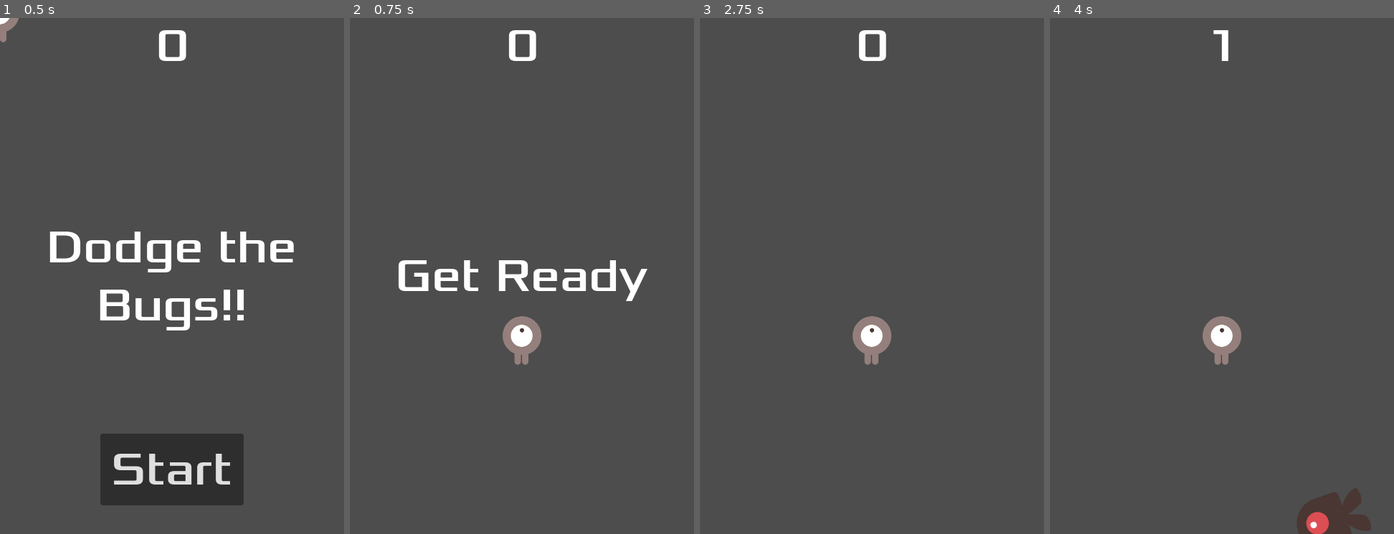
Above: before the commit, frames 1-4 (left to right).
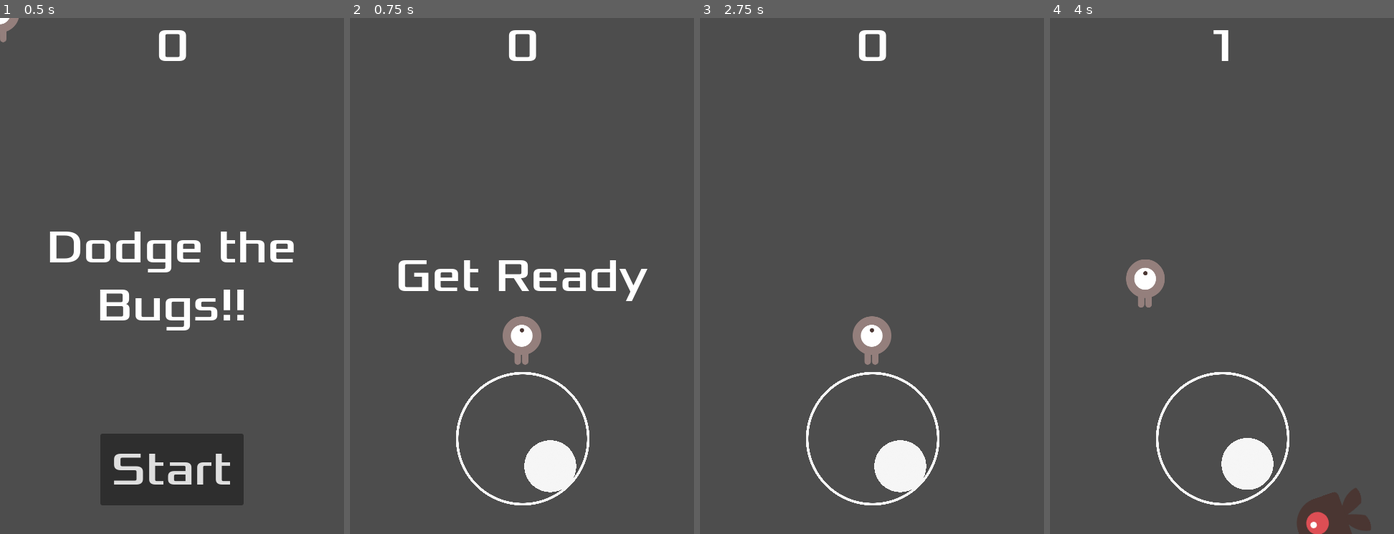
Above: after the commit, the same moments.

Repository: TaN-404/2d-game-demo
Game: Godot game, scene res://Scenes/main.tscn
Two runs of this game, one before a commit and one after it. Both use one fixed random seed, a clock stepped at 60 frames per second and the inputs below.
Inputs (mouse positions are in pixels of both pictures, inside the frame that each line leads up to):
- Up to frame 1 (0.5 s): no input
- Up to frame 2 (0.75 s): click "Start" at 0.5 s
- Up to frame 3 (2.75 s): tap Enter at 1.25 s; move the mouse to (947, 250) at 1.27 s; hold Right (move_right) 1.28-2 s; click (947, 250) at 1.42 s; tap Space at 2 s; drag from (803, 301) to (872, 337) at 2.02 s
- Up to frame 4 (4 s): move the mouse to (1256, 162) at 2.77 s; hold Right (move_right) 2.78-3.5 s; drag from (1204, 379) to (1118, 198) at 3.52 s

Frame 1 is identical in both runs. In frame 2, 1.8% of the frame differs, in the area x 30-70%, y 68-95%; in frame 3, 1.8%; in frame 4, 3.3%, in the area x 22-70%, y 46-95%.
Error before the commit: Attempt to call function 'get_value' in base 'null instance' on a null instance. (res://Scripts/player.gd:21)

Commit message:
apk-first

Diff:
--- a/Scenes/hud.tscn
+++ b/Scenes/hud.tscn
@@ -1,7 +1,8 @@
-[gd_scene load_steps=3 format=3 uid="uid://f6lautan60ol"]
+[gd_scene load_steps=4 format=3 uid="uid://f6lautan60ol"]
 
 [ext_resource type="Script" path="res://Scripts/hud.gd" id="1_fmb7f"]
 [ext_resource type="FontFile" uid="uid://clp7x1vft7nu2" path="res://Assets/fonts/Xolonium-Regular.ttf" id="2_kih8d"]
+[ext_resource type="PackedScene" uid="uid://bv4flggpknh3" path="res://Scenes/joystick.tscn" id="3_dr7j8"]
 
 [node name="HUD" type="CanvasLayer"]
 script = ExtResource("1_fmb7f")
@@ -62,5 +63,14 @@
 wait_time = 2.0
 one_shot = true
 
+[node name="Joystick" parent="." instance=ExtResource("3_dr7j8")]
+offset_left = 145.0
+offset_top = 491.0
+offset_right = 185.0
+offset_bottom = 531.0
+scale = Vector2(0.1, 0.1)
+size_flags_horizontal = 4
+size_flags_vertical = 8
+
 [connection signal="pressed" from="StartButton" to="." method="_on_start_button_pressed"]
 [connection signal="timeout" from="MessageTimer" to="." method="_on_message_timer_timeout"]
--- a/Scenes/joystick.tscn
+++ b/Scenes/joystick.tscn
@@ -5,6 +5,7 @@
 [ext_resource type="Texture2D" uid="uid://daa2buj6c4i1h" path="res://Assets/art/joyknobpng.png" id="3_tawrk"]
 
 [node name="Joystick" type="Control"]
+process_mode = 3
 layout_mode = 3
 anchors_preset = 0
 offset_right = 40.0
--- a/Scenes/main.tscn
+++ b/Scenes/main.tscn
@@ -1,10 +1,9 @@
-[gd_scene load_steps=7 format=3 uid="uid://d2kl7a44d0sls"]
+[gd_scene load_steps=6 format=3 uid="uid://d2kl7a44d0sls"]
 
 [ext_resource type="PackedScene" uid="uid://c6y4fpgwtorq1" path="res://Scenes/player.tscn" id="1_p0yt7"]
 [ext_resource type="Script" path="res://Scripts/main.gd" id="1_qtax3"]
 [ext_resource type="PackedScene" uid="uid://cpj5p0s8hfgaf" path="res://Scenes/mob.tscn" id="3_1iq6m"]
 [ext_resource type="PackedScene" uid="uid://f6lautan60ol" path="res://Scenes/hud.tscn" id="3_n4nfp"]
-[ext_resource type="PackedScene" uid="uid://bv4flggpknh3" path="res://Scenes/joystick.tscn" id="5_pma6f"]
 
 [sub_resource type="Curve2D" id="Curve2D_7wmjh"]
 _data = {
@@ -37,22 +36,6 @@
 
 [node name="HUD" parent="." instance=ExtResource("3_n4nfp")]
 
-[node name="Joystick" parent="HUD" instance=ExtResource("5_pma6f")]
-visible = false
-anchors_preset = 8
-anchor_left = 0.5
-anchor_top = 0.5
-anchor_right = 0.5
-anchor_bottom = 0.5
-offset_left = -96.0
-offset_top = 144.0
-offset_right = -96.0
-offset_bottom = 144.0
-grow_horizontal = 2
-grow_vertical = 2
-scale = Vector2(0.1, 0.1)
-size_flags_vertical = 8
-
 [connection signal="hit" from="Player" to="." method="game_over"]
 [connection signal="timeout" from="MobTimer" to="." method="_on_mob_timer_timeout"]
 [connection signal="timeout" from="ScoreTimer" to="." method="_on_score_timer_timeout"]
--- a/Scripts/hud.gd
+++ b/Scripts/hud.gd
@@ -2,10 +2,11 @@
 
 signal start_game
 
+@onready var joystick = $Joystick
+
 # Called when the node enters the scene tree for the first time.
 func _ready() -> void:
-	pass # Replace with function body.
-
+	hide_joystick()
 
 # Called every frame. 'delta' is the elapsed time since the previous frame.
 func _process(_delta: float) -> void:
@@ -28,14 +29,24 @@
 	# Make a one-shot timer and wait for it to finish.
 	await get_tree().create_timer(1.0).timeout
 	$StartButton.show()
+	hide_joystick()
 
 func update_score(score):
 	$ScoreLabel.text = str(score)
 
 func _on_start_button_pressed() -> void:
 	$StartButton.hide()
+	show_joystick()
 	start_game.emit()
 
+# Add these new functions to manage joystick visibility
+func show_joystick():
+	if joystick:
+		joystick.show()
+
+func hide_joystick():
+	if joystick:
+		joystick.hide()
 
 func _on_message_timer_timeout() -> void:
 	$Message.hide()
--- a/Scripts/main.gd
+++ b/Scripts/main.gd
@@ -23,6 +23,7 @@
     $StartTimer.start()
     $HUD.update_score(score)
     $HUD.show_message("Get Ready")
+    get_tree().call_group("mobs", "queue_free")
 
 
 func _on_score_timer_timeout():
--- a/Scripts/player.gd
+++ b/Scripts/player.gd
@@ -1,24 +1,24 @@
 extends Area2D
 
 signal hit
+
 @export var speed = 400
 var screen_size
 var joystick
 
-# Called when the node enters the scene tree for the first time.
 func _ready() -> void:
 	screen_size = get_viewport_rect().size
-	joystick = $CanvasLayer/Joystick  # Assuming you've added the Joystick as a child of a CanvasLayer
-	#hide()
+	var hud = get_node("/root/Main/HUD")  # Adjust this path to match your scene structure
+	if hud:
+		joystick = hud.get_node("Joystick")
+	if not joystick:
+		print("Joystick not found!")
 
-
-# Called every frame. 'delta' is the elapsed time since the previous frame.
 func _process(delta: float) -> void:
 	var velocity = Vector2.ZERO # The player's movement vector.
 
-	if DisplayServer.is_touchscreen_available():
-		# Use joystick input on touch devices
-		velocity = joystick.get_value()
+	if DisplayServer.is_touchscreen_available() and joystick:
+		velocity = joystick.get_value() * speed
 	else:
 		# Use keyboard input on non-touch devices
 		if Input.is_action_pressed("move_right"):
@@ -29,32 +29,23 @@
 			velocity.y += 1
 		if Input.is_action_pressed("move_up"):
 			velocity.y -= 1
+		velocity = velocity.normalized() * speed
 
 	if velocity.length() > 0:
-		velocity = velocity.normalized() * speed
-		$AnimatedSprite2D.play()
-	else:
-		$AnimatedSprite2D.stop()
+		position += velocity * delta
+		position = position.clamp(Vector2.ZERO, screen_size)
 
-	position += velocity * delta
-	position = position.clamp(Vector2.ZERO, screen_size)
-	if velocity.x != 0:
-		$AnimatedSprite2D.animation = "walk"
-		$AnimatedSprite2D.flip_v = false
-		# See the note below about the following boolean assignment.
-		$AnimatedSprite2D.flip_h = velocity.x < 0
-	elif velocity.y != 0:
-		$AnimatedSprite2D.animation = "up"
-		$AnimatedSprite2D.flip_v = velocity.y > 0
-
-
-func _on_body_entered(_body: Node2D) -> void:
-	hide() # Player disappears after being hit.
-	hit.emit()
-	# Must be deferred as we can't change physics properties on a physics callback.
-	$CollisionShape2D.set_deferred("disabled", true) # Replace with function body.
+	print("Player position: ", position)  # Debug print
 
 func start(pos):
 	position = pos
 	show()
 	$CollisionShape2D.disabled = false
+	set_process(true)  # Enable processing when the game starts
+
+func _on_body_entered(body: Node2D) -> void:
+	hide()  # Player disappears after being hit.
+	hit.emit()
+	# Must be deferred as we can't change physics properties on a physics callback.
+	$CollisionShape2D.set_deferred("disabled", true)
+	set_process(false)  # Disable processing when the game ends
